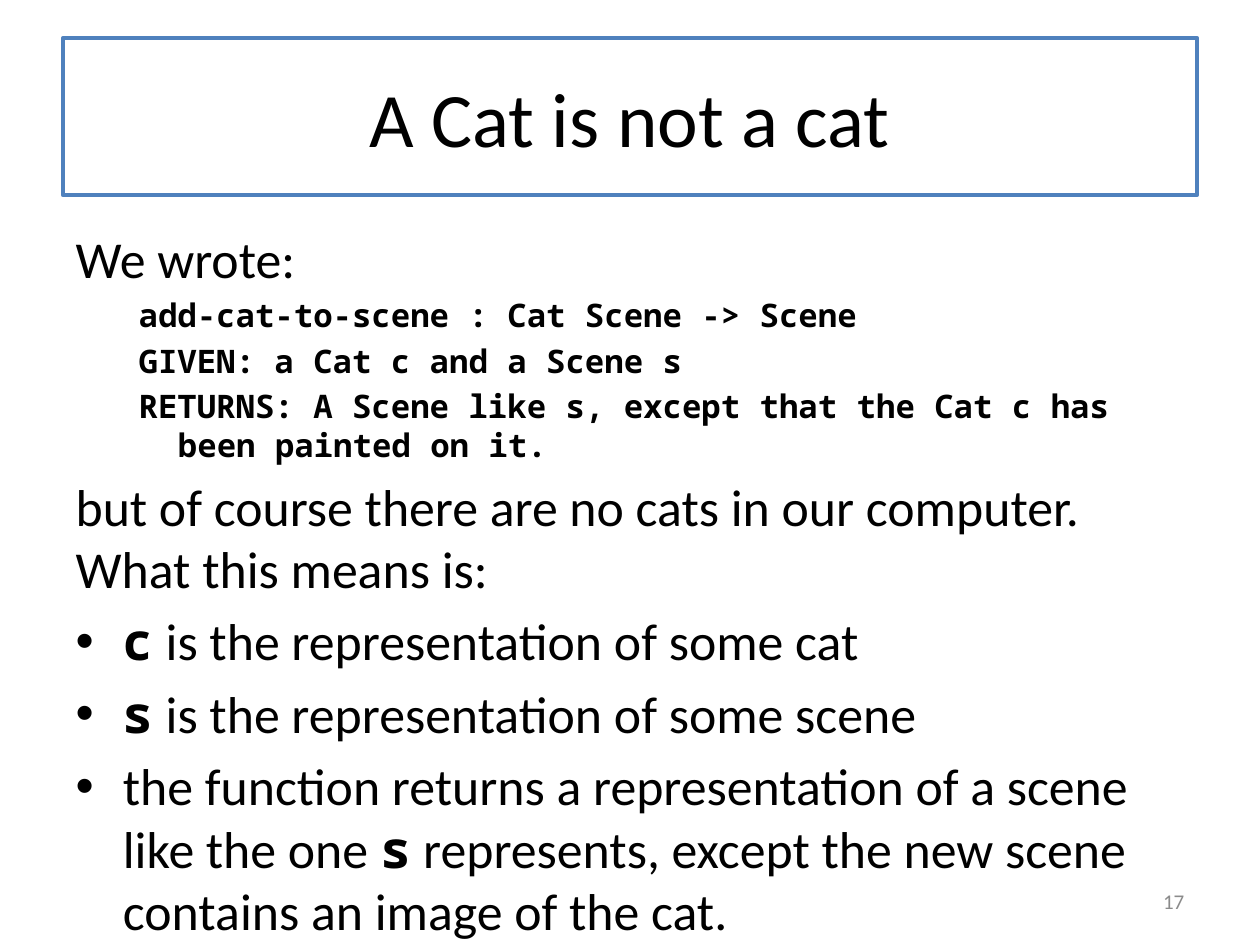
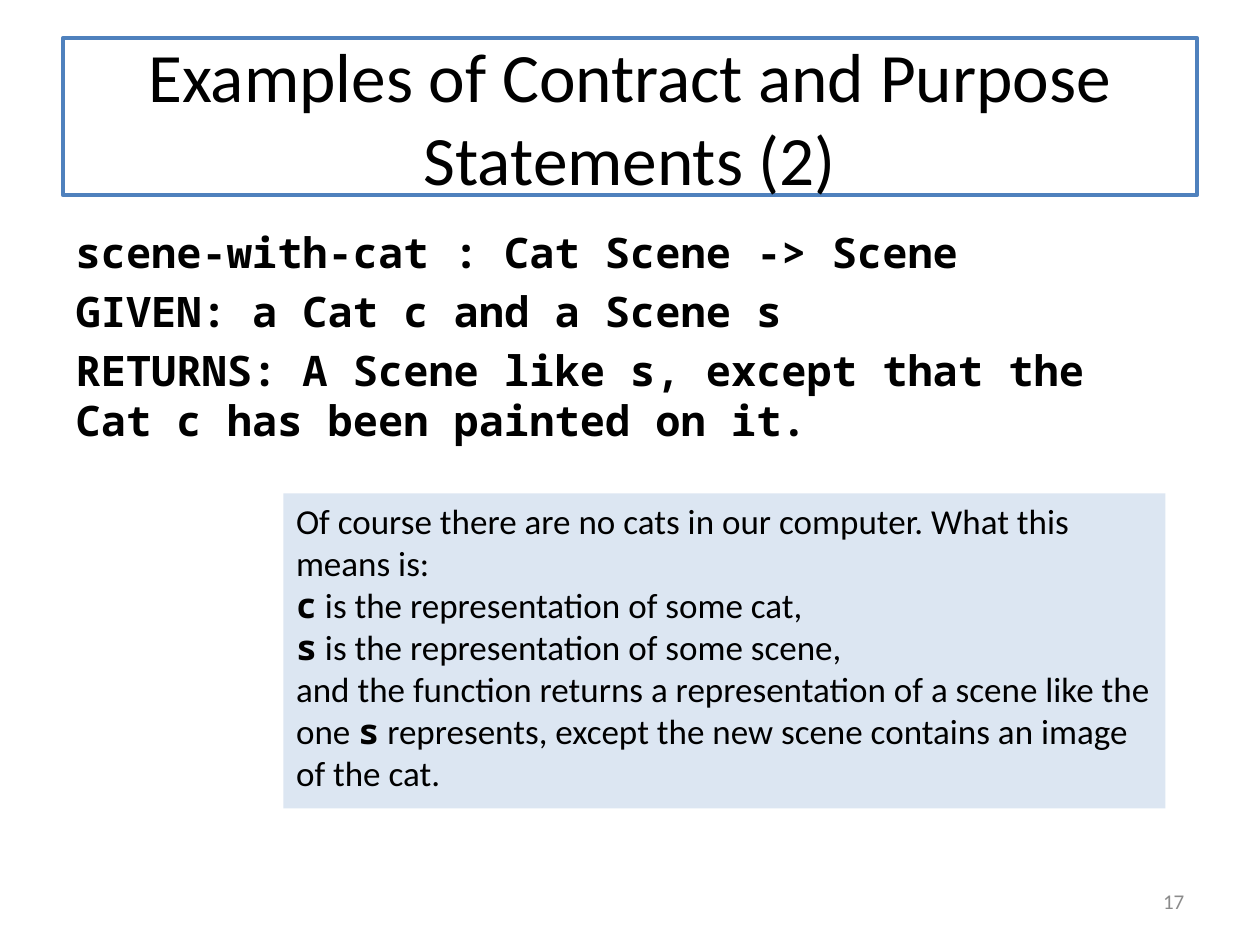
Before and after one commit to mwand/cs5010f17, a slide deck: slide 17 of Slides/Lesson 1.1 The Function Design Recipe.pptx. Drawn at 1260x945 pixels with LibreOffice and Linux fonts; fonts in the diff are those of the drawing. Boxes give left, top, right and bottom in pixels: in the first picture for what was removed or moved away, otherwise in the second. Text is boxed around its words. In the diff, an @@ line names an element or a change of style, - is before the commit and + after.

```diff
--- a/Slides/Lesson 1.1 The Function Design Recipe.pptx
+++ b/Slides/Lesson 1.1 The Function Design Recipe.pptx
@@ title at [148,54,1111,197]: text changed; size 44 to 39.6 pt @@
-A Cat is not a cat
+Examples of Contract and Purpose Statements (2)
@@ text added at [76,235,1084,446], 24 pt, text #000000, bold @@
+scene-with-cat : Cat Scene -> Scene
+GIVEN: a Cat c and a Scene s
+RETURNS: A Scene like s, except that the Cat c has been painted on it.
@@ rectangle "Of course there are no ...": place and size @@
-rectangle "Of course there are no ..." at [76,244,1128,939]
+rectangle "Of course there are no ..." at [284,494,1166,809]
@@ rectangle "Of course there are no ..." at [284,494,1166,809]: fill none to #DCE6F2 @@
@@ text in rectangle at [296,509,1150,787]: text changed; size 29.6 to 20 pt @@
-We wrote:
-  add-cat-to-scene : Cat Scene -> Scene
-  GIVEN: a Cat c and a Scene s
-  RETURNS: A Scene like s, except that the Cat c has been painted on it.
-but of course there are no cats in our computer. What this means is:
-• c is the representation of some cat
-• s is the representation of some scene
-• the function returns a representation of a scene like the one s represents, except the new scene contains an image of the cat.
+Of course there are no cats in our computer. What this means is:
+c is the representation of some cat,
+s is the representation of some scene,
+and the function returns a representation of a scene like the one s represents, except the new scene contains an image of the cat.
```
Also in this commit, not shown: 14 other slides changed, 2 slides added, 1 slide removed, 20 other files.
